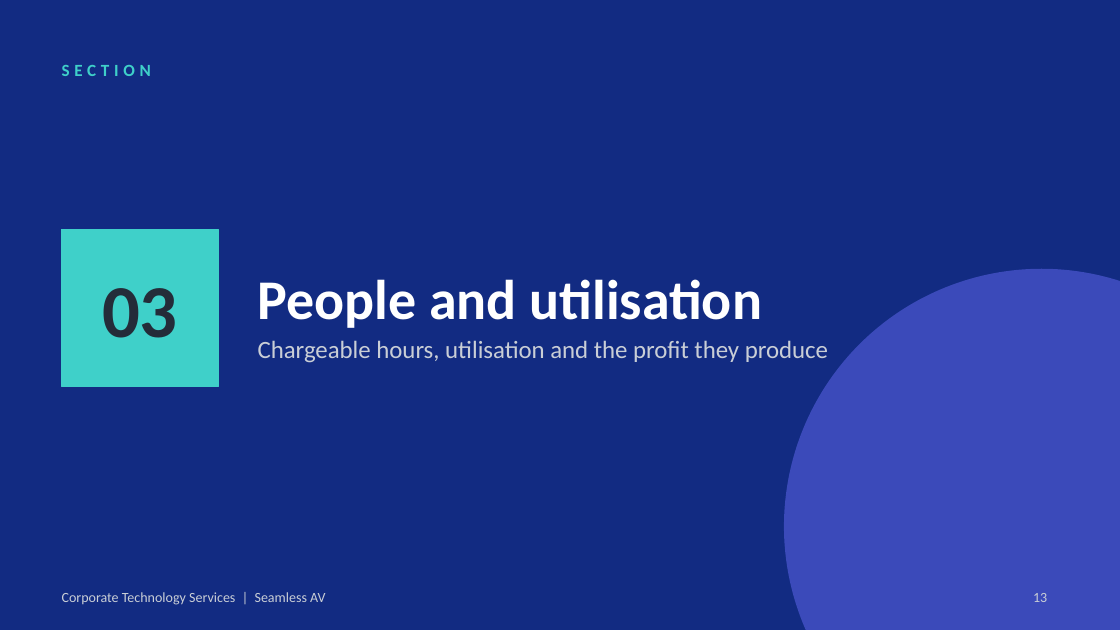
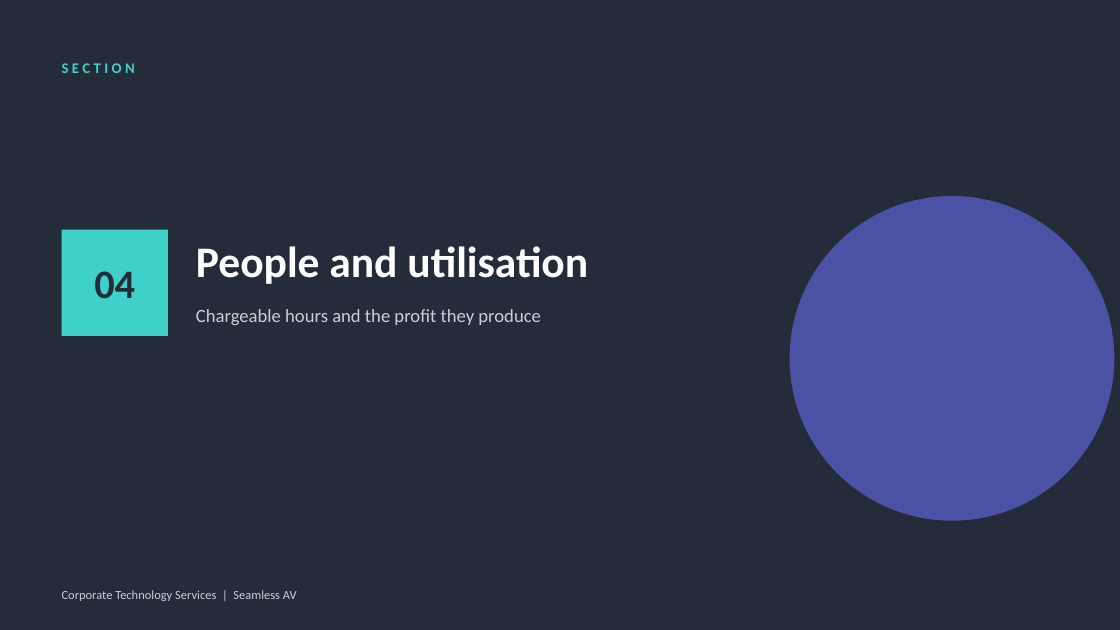
Before and after one commit to WesleyNelson-O33/Claude, a slide deck: slide 19 of deck/CTS Monthly Business Review - September 2026.pptx (slide 13 before the commit). Drawn at 1120x630 pixels with LibreOffice and Linux fonts; fonts in the diff are those of the drawing; background and template pictures are left out. Boxes give left, top, right and bottom in pixels: in the first picture for what was removed or moved away, otherwise in the second. Text is boxed around its words. In the diff, an @@ line names an element or a change of style, - is before the commit and + after.

```diff
--- a/deck/CTS Monthly Business Review - September 2026.pptx
+++ b/deck/CTS Monthly Business Review - September 2026.pptx
@@ background #122B82 to #242C39 @@
@@ text removed at box(62, 65, 151, 76) @@
-SECTION
@@ text added at box(62, 63, 135, 73), 9.5 pt, text #3FD0C9, bold @@
+SECTION
@@ ellipse added at box(790, 196, 1114, 521), fill #6D71FF at 55% opacity @@
@@ rectangle removed at box(62, 230, 218, 386) @@
@@ rectangle added at box(62, 230, 168, 336), fill #3FD0C9 @@
@@ text "People and utilisation": place and size @@
-text "People and utilisation" at box(258, 279, 762, 328)
+text "People and utilisation" at box(196, 246, 588, 284)
@@ text "People and utilisation" at box(196, 246, 588, 284): size 36 to 28 pt; vertical alignment bottom to middle @@
@@ ellipse removed at box(784, 269, 1120, 630) @@
@@ text added at box(94, 271, 135, 299), 26 pt, text #242C39, bold @@
+04
@@ text removed at box(102, 288, 178, 338) @@
-03
@@ text "Chargeable hours and the profit ..." at box(196, 309, 541, 325): vertical alignment top to middle @@
@@ text at box(196, 309, 541, 325): text changed; size 16 to 12 pt @@
-Chargeable hours, utilisation and the profit they produce
+Chargeable hours and the profit they produce
@@ text "Corporate Technology Services | Seamless ..." at box(62, 590, 297, 601): size 9 to 8 pt @@
@@ page number removed at box(1033, 593, 1047, 602) @@
-13
```
Also in this commit, not shown: 13 other slides changed, 11 slides added, 4 slides removed, 11 other files.
